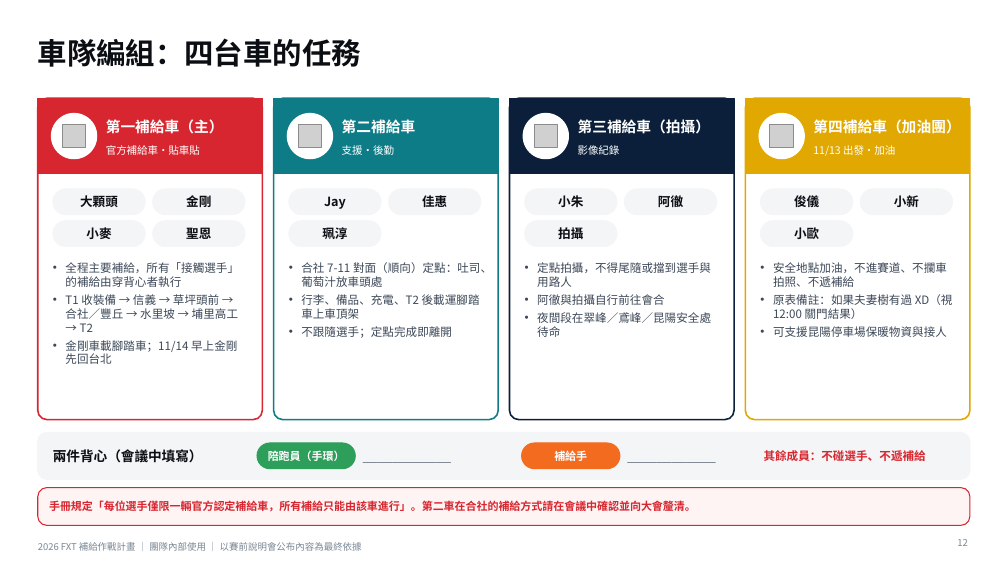
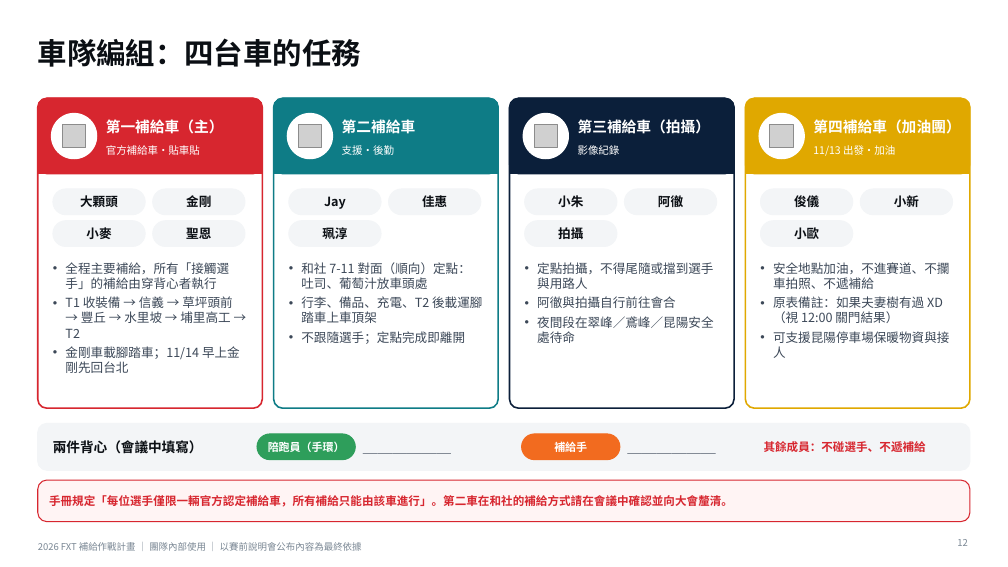
Before and after one commit to powermovebboy-sys/Race-site, a slide deck: slide 12 of deck/2026_FXT_補給作戰計畫.pptx. Drawn at 1008x567 pixels with LibreOffice and Linux fonts; fonts in the diff are those of the drawing; grey boxes stand for pictures. Boxes give left, top, right and bottom in pixels: in the first picture for what was removed or moved away, otherwise in the second. Text is boxed around its words. In the diff, an @@ line names an element or a change of style, - is before the commit and + after.

```diff
--- a/deck/2026_FXT_補給作戰計畫.pptx
+++ b/deck/2026_FXT_補給作戰計畫.pptx
@@ rounded rectangle: place and size @@
-rounded rectangle at (38, 98, 262, 420)
+rounded rectangle at (38, 98, 262, 408)
@@ rounded rectangle added at (38, 98, 262, 174), fill #D7262F, outline #D7262F 1 pt @@
@@ rounded rectangle: place and size @@
-rounded rectangle at (274, 98, 498, 420)
+rounded rectangle at (274, 98, 498, 408)
@@ rounded rectangle added at (274, 98, 498, 174), fill #0E7C86, outline #0E7C86 1 pt @@
@@ rounded rectangle: place and size @@
-rounded rectangle at (510, 98, 734, 420)
+rounded rectangle at (510, 98, 734, 408)
@@ rounded rectangle added at (510, 98, 734, 174), fill #0B1F3A, outline #0B1F3A 1 pt @@
@@ rounded rectangle: place and size @@
-rounded rectangle at (746, 98, 970, 420)
+rounded rectangle at (746, 98, 970, 408)
@@ rounded rectangle added at (746, 98, 970, 174), fill #E0A800, outline #E0A800 1 pt @@
@@ rectangle: place and size @@
-rectangle at (38, 98, 262, 174)
+rectangle at (38, 136, 262, 174)
@@ rectangle: place and size @@
-rectangle at (274, 98, 498, 174)
+rectangle at (274, 136, 498, 174)
@@ rectangle: place and size @@
-rectangle at (510, 98, 734, 174)
+rectangle at (510, 136, 734, 174)
@@ rectangle: place and size @@
-rectangle at (746, 98, 970, 174)
+rectangle at (746, 136, 970, 174)
@@ text at (65, 262, 240, 373): size 11 to 12 pt in "全程主要補給，所有「接觸選手」的補給由穿背心者執行", "金剛車載腳踏車；11/14 早上金剛先回台北" @@
@@ text at (301, 262, 471, 289): text changed; size 11 to 12 pt @@
-• 合社 7-11 對面（順向）定點：吐司、葡萄汁放車頭處
+• 和社 7-11 對面（順向）定點：吐司、葡萄汁放車頭處
@@ text "定點拍攝，不得尾隨或擋到選手與用路人" at (537, 262, 713, 343): size 11 to 12 pt @@
@@ text "安全地點加油，不進賽道、不攔車拍照、不遞補給" at (773, 262, 949, 358): size 11 to 12 pt @@
@@ text at (65, 296, 232, 338): text changed; size 11 to 12 pt @@
-• T1 收裝備 → 信義 → 草坪頭前 → 合社／豐丘 → 水里坡 → 埔里高工 → T2
+• T1 收裝備 → 信義 → 草坪頭前 → 豐丘 → 水里坡 → 埔里高工 → T2
@@ text at (301, 296, 482, 344): size 11 to 12 pt in "行李、備品、充電、T2 後載運腳踏車上車頂架", "不跟隨選手；定點完成即離開" @@
@@ 6 texts, 3 rounded rectangles: place and size @@
-6 texts, 3 rounded rectangles at (38, 433, 970, 479)
+6 texts, 3 rounded rectangles at (38, 423, 970, 470)
@@ rounded rectangle: place and size @@
-rounded rectangle at (38, 488, 970, 526)
+rounded rectangle at (38, 480, 970, 522)
@@ rounded rectangle at (38, 480, 970, 522): proportions changed @@
@@ text at (49, 495, 733, 507): text changed; size 10.5 to 11 pt @@
-手冊規定「每位選手僅限一輛官方認定補給車，所有補給只能由該車進行」。第二車在合社的補給方式請在會議中確認並向大會釐清。
+手冊規定「每位選手僅限一輛官方認定補給車，所有補給只能由該車進行」。第二車在和社的補給方式請在會議中確認並向大會釐清。
```
Also in this commit, not shown: 23 other slides changed, 9 other files.
